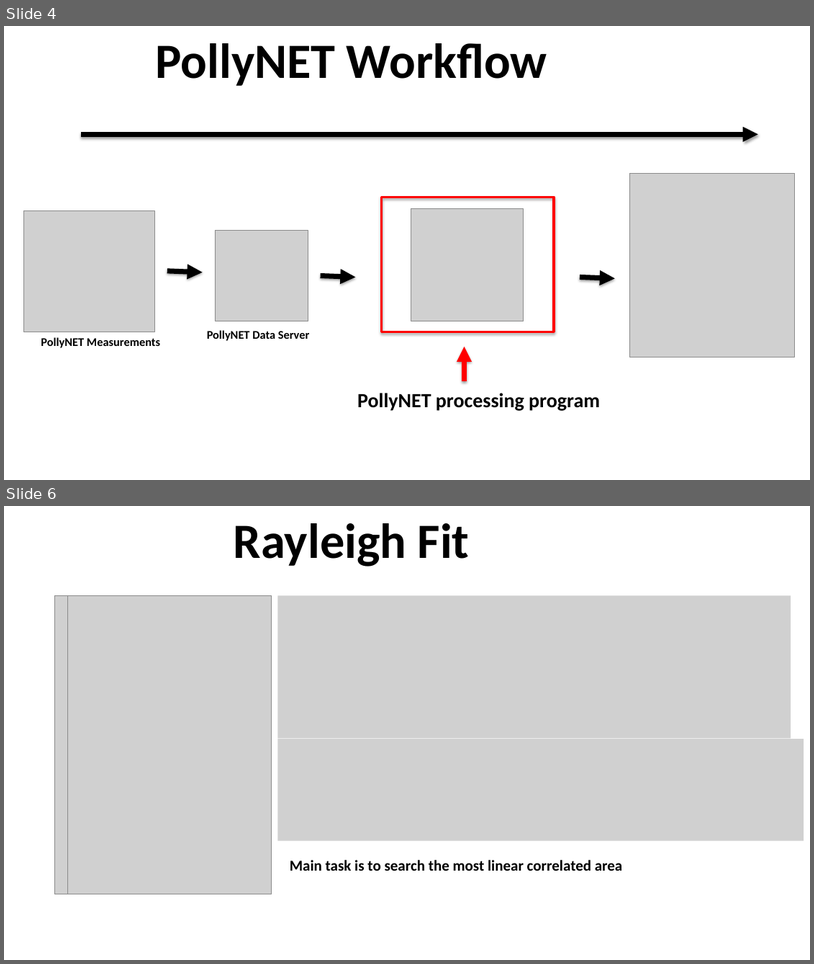
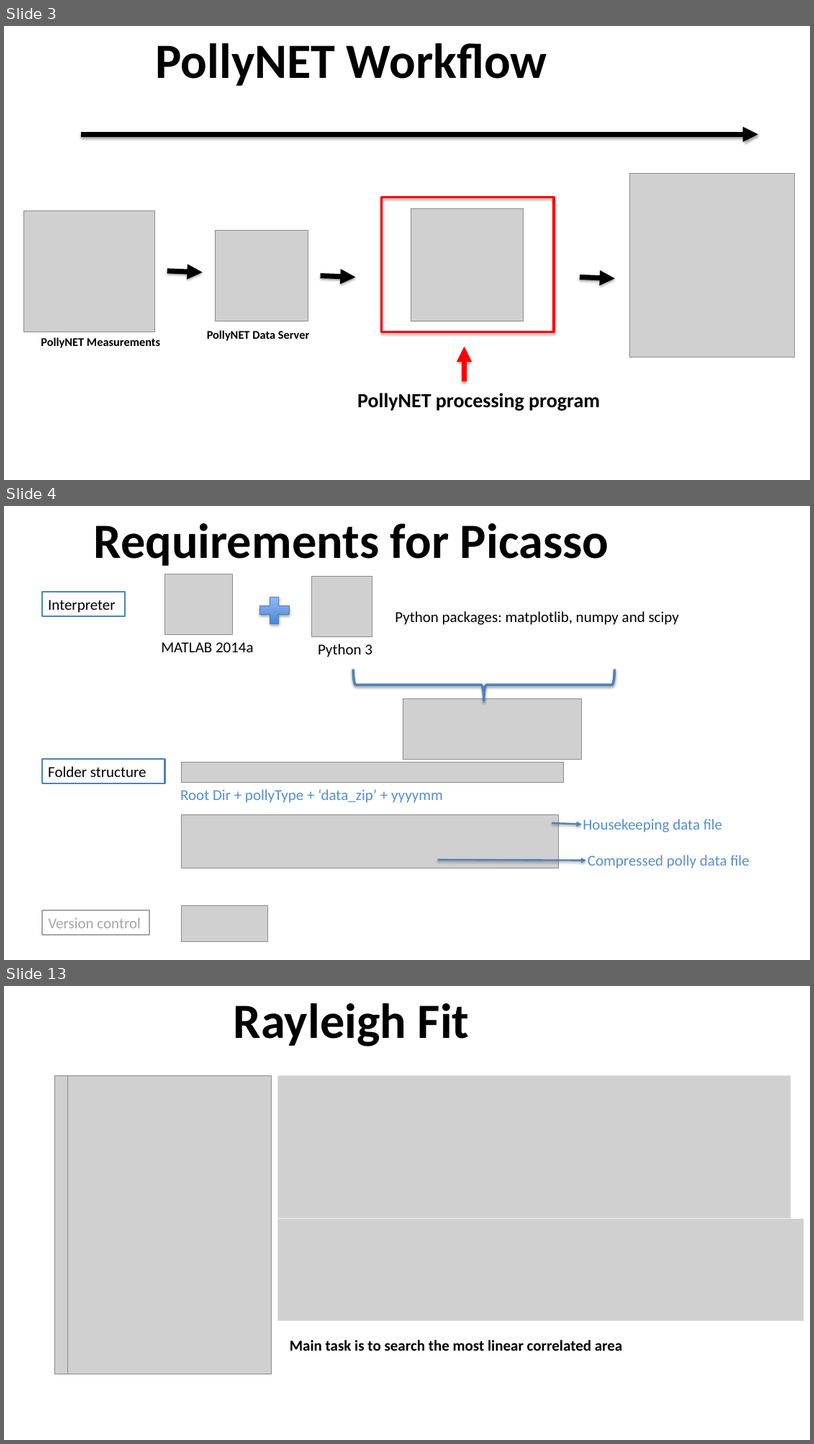
Before and after one commit to PollyNET/Pollynet_Processing_Chain, a slide deck: doc/Pollynet_Processing_Chain.pptx. Shown one above the other, each under a label of ours: slides 4 and 6 before the commit, slides 3, 4 and 13 after it; the slides between them are not shown. The pictures are 814x964 and 814x1444 pixels, drawn with LibreOffice and Linux fonts; fonts in the diff are those of the drawing; grey boxes stand for pictures; background and template pictures are left out. Boxes give left, top, right and bottom in pixels: in the first picture for what was removed or moved away, otherwise in the second. Text is boxed around its words. In the diff, an @@ line names an element or a change of style, - is before the commit and + after.

```diff
--- a/doc/Pollynet_Processing_Chain.pptx
+++ b/doc/Pollynet_Processing_Chain.pptx
@@ slide 4 added at (x1=4, y1=506, x2=810, y2=960), background #FFFFFF @@
@@ title added at (x1=93, y1=523, x2=609, y2=566), 58.7 pt, text #000000, bold @@
+Requirements for Picasso
@@ group added at (x1=42, y1=574, x2=679, y2=759): 3 pictures, 3 texts, 1 rectangle, 1 left brace, 1 plus sign @@
+Interpreter
+MATLAB 2014a
+Python 3
+Python packages: matplotlib, numpy and scipy
@@ group added at (x1=42, y1=759, x2=564, y2=867): 2 pictures, 1 rectangle, 1 text @@
+Folder structure
+Root Dir + pollyType + ‘data_zip’ + yyyymm
@@ arrow added from (552, 823) to (581, 824), #4F81BD 2 pt @@
@@ text added at (x1=583, y1=818, x2=723, y2=832), 18 pt, text #558ED5 @@
+Housekeeping data file
@@ arrow added from (437, 860) to (586, 860), #4F81BD 2 pt @@
@@ text added at (x1=588, y1=854, x2=749, y2=868), 18 pt, text #558ED5 @@
+Compressed polly data file
@@ rectangle added at (x1=42, y1=910, x2=149, y2=934), fill #FFFFFF, outline #A6A6A6 2 pt, 18 pt, text #A6A6A6 @@
+Version control
@@ picture added at (x1=181, y1=906, x2=268, y2=942) @@
@@ what was slide 4 is now slide 3 @@
@@ what was slide 6 is now slide 13 @@
```
Also in this commit, not shown: 8 slides changed, 3 other slides added, 3 slides removed, 13 other files.
